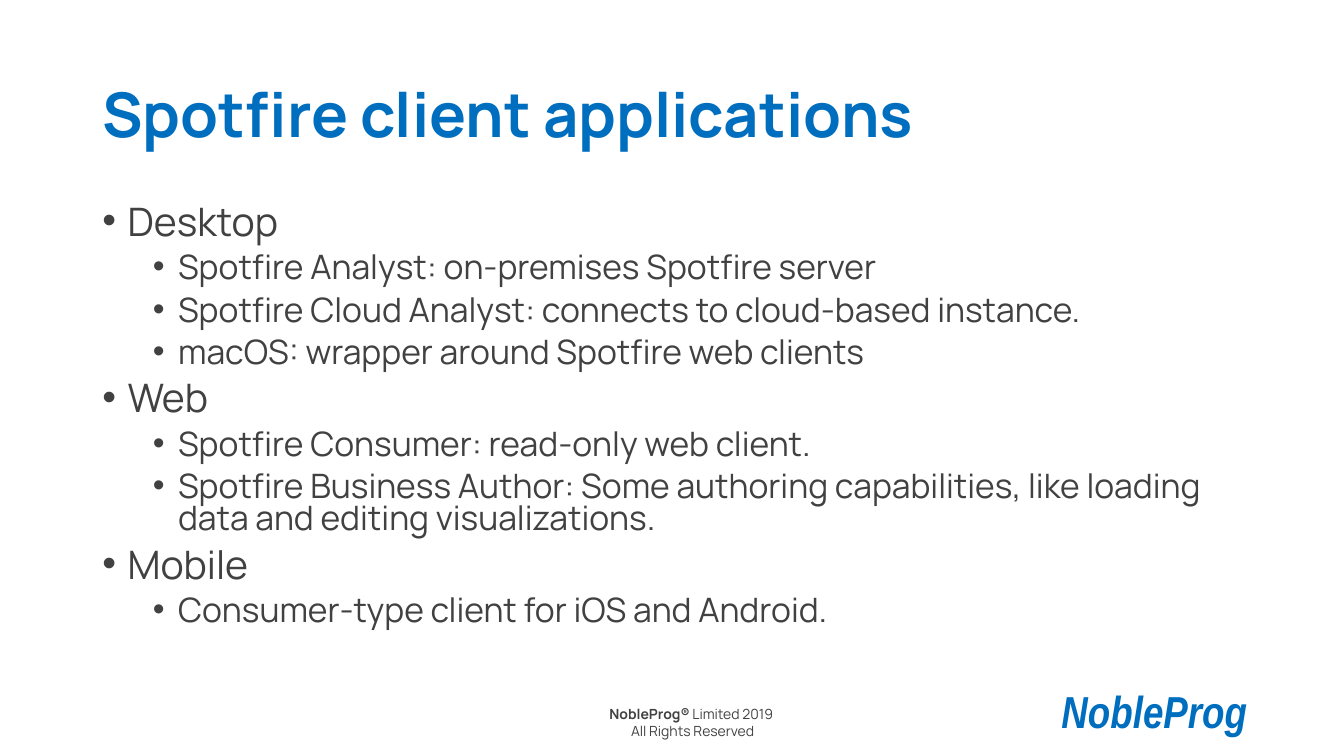
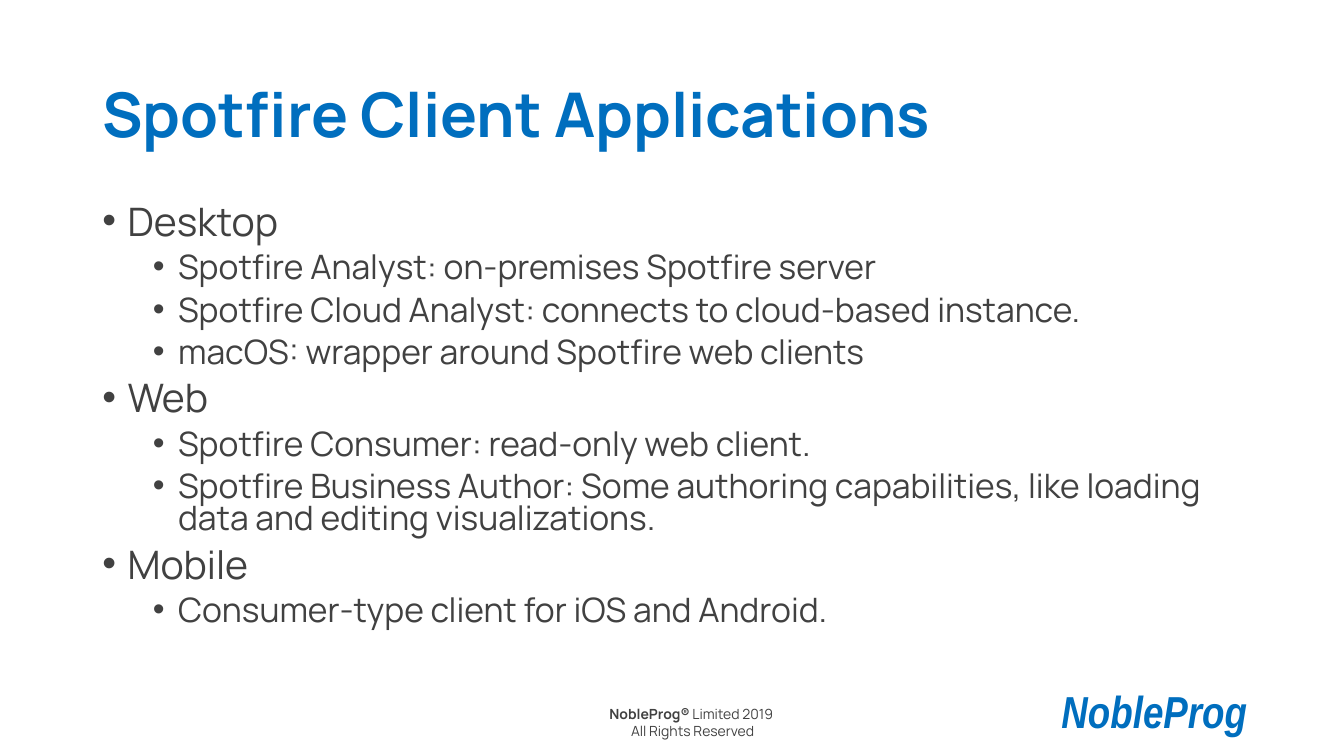
Before and after one commit to jpmaldonado/np-spotfire, a slide deck: slide 10 of 01 Intro to Spotfire.pptx. Drawn at 1344x756 pixels with LibreOffice and Linux fonts; fonts in the diff are those of the drawing; background and template pictures are left out. Boxes give left, top, right and bottom in pixels: in the first picture for what was removed or moved away, otherwise in the second. Text is boxed around its words. In the diff, an @@ line names an element or a change of style, - is before the commit and + after.

```diff
--- a/01 Intro to Spotfire.pptx
+++ b/01 Intro to Spotfire.pptx
@@ title at <box>102,91,930,152</box>: text changed @@
-Spotfire client applications
+Spotfire Client Applications
```
Also in this commit, not shown: 2 other slides changed, 1 slide added, 6 other files.
